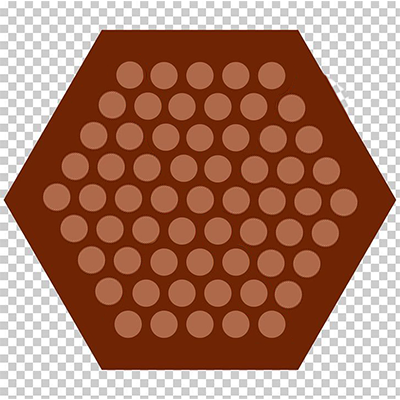
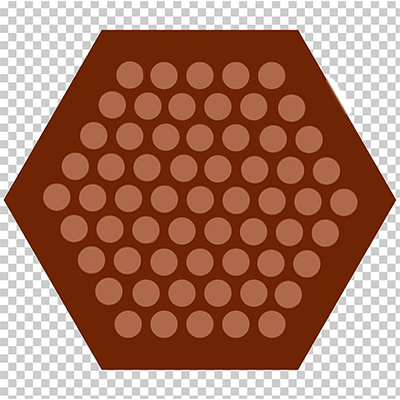
The second 400 × 400 image is a revision of the first. Changes to its layers:
painted on "board" (1st of 2) over [316, 72, 353, 130]
painted on "board" (2nd of 2) over [324, 76, 353, 116]
showed "abalone" over [316, 72, 353, 130]
